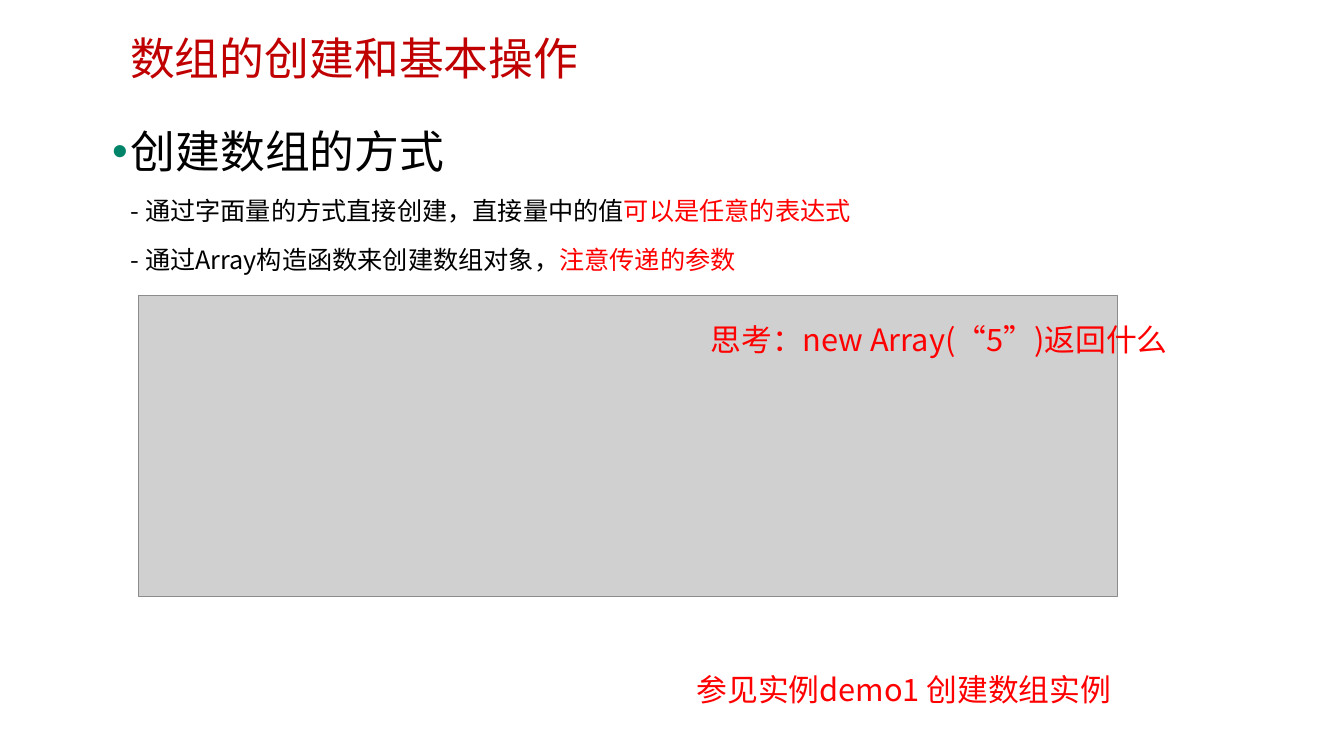
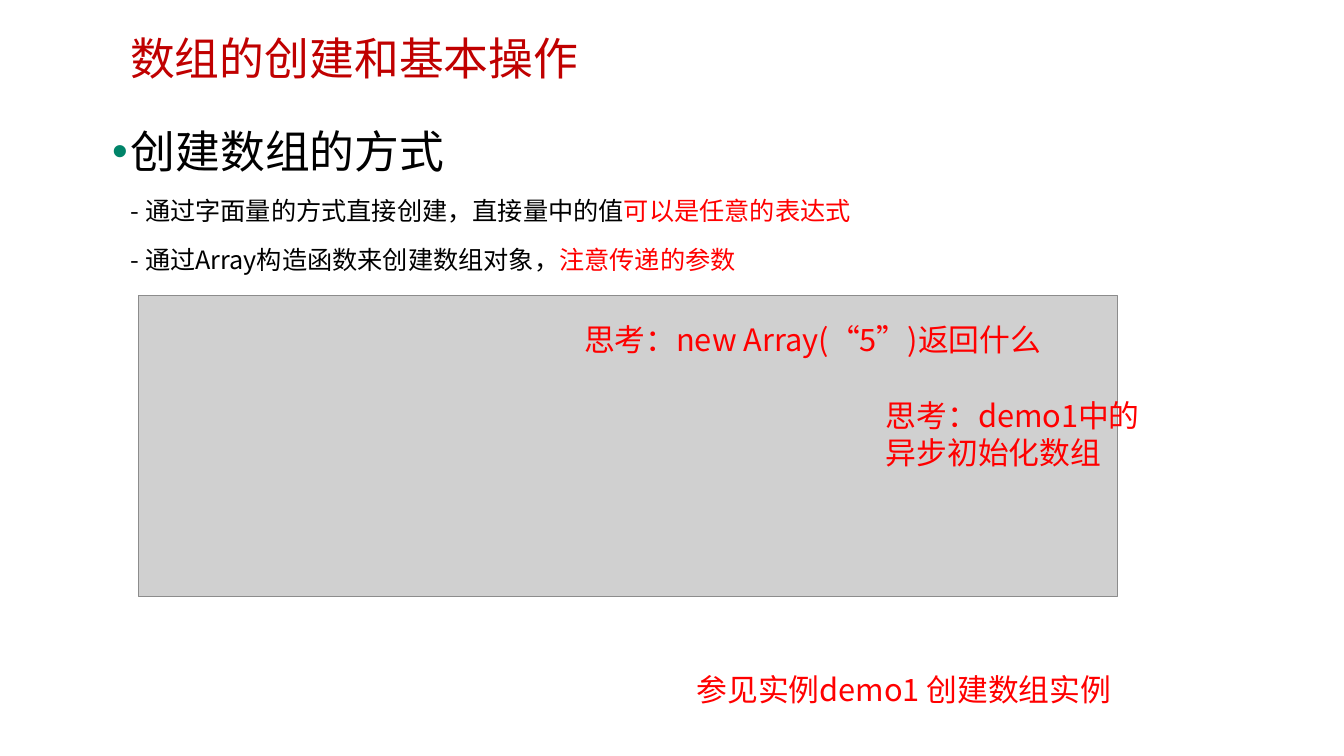
Before and after one commit to edu2act/course-javascript-advanced, a slide deck: slide 3 of 课程PPT/18.JS标准内置对象-构造器（Array）.pptx. Drawn at 1344x756 pixels with LibreOffice and Linux fonts; fonts in the diff are those of the drawing; grey boxes stand for pictures; background and template pictures are left out. Boxes give left, top, right and bottom in pixels: in the first picture for what was removed or moved away, otherwise in the second. Text is boxed around its words. In the diff, an @@ line names an element or a change of style, - is before the commit and + after.

```diff
--- a/课程PPT/18.JS标准内置对象-构造器（Array）.pptx
+++ b/课程PPT/18.JS标准内置对象-构造器（Array）.pptx
@@ text "思考：new Array(“5”)返回什么" rewrapped from (x1=711, y1=320, x2=1167, y2=360) to (x1=584, y1=325, x2=1041, y2=358) @@
@@ text added at (x1=886, y1=396, x2=1140, y2=467), 22 pt, text #FF0000 @@
+思考：demo1中的
+异步初始化数组
```
Also in this commit, not shown: 1 other slide changed, 5 other files.
